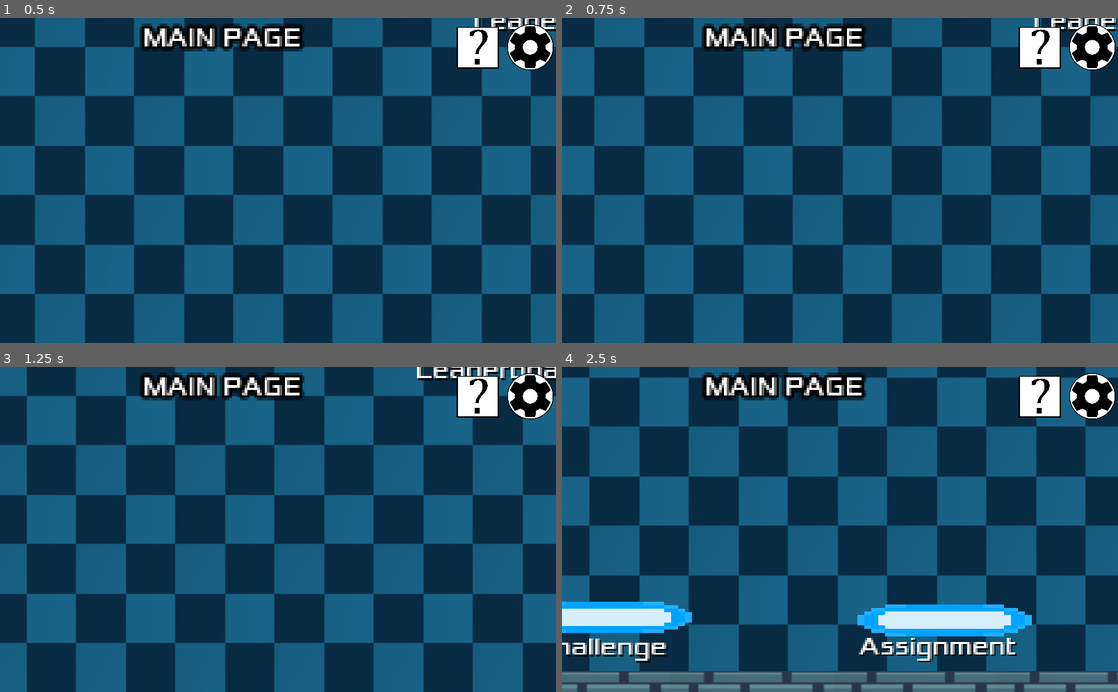
Above: before the commit, frames 1-4 (two rows, left to right).
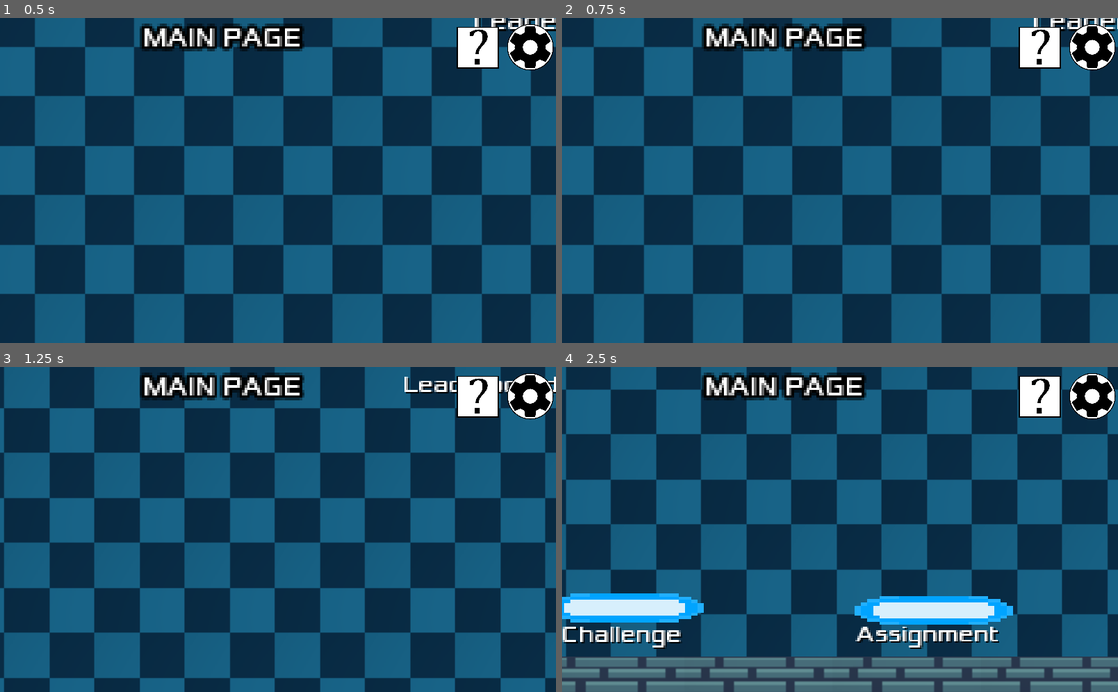
Above: after the commit, the same moments.

Repository: 9cents/game-client
Game: Godot game, scene res://World_Selection/Map/MainPage.tscn
Two runs of this game, one before a commit and one after it. Both use one fixed random seed, a clock stepped at 60 frames per second and the inputs below. This scene is started directly instead of the project's main scene.
Inputs (mouse positions are in pixels of both pictures, inside the frame that each line leads up to):
- Up to frame 1 (0.5 s): no input
- Up to frame 2 (0.75 s): tap Enter at 0.5 s; move the mouse to (962, 164) at 0.52 s; hold Right (ui_right) from 0.53 s (still down); hold Mouse wheel up (zoom_in, bound only after the commit) from 0.53 s (still down)
- Up to frame 3 (1.25 s): keep holding Right (ui_right); keep holding Mouse wheel up (zoom_in, bound only after the commit); tap Mouse wheel down (zoom_out, bound only after the commit) at 0.8 s
- Up to frame 4 (2.5 s): move the mouse to (728, 545) at 1.27 s; release Right (ui_right) at 1.28 s; release Mouse wheel up (zoom_in, bound only after the commit) at 1.28 s; hold Down (ui_down) 1.28-2.03 s; tap Mouse wheel down (zoom_out, bound only after the commit) at 1.35, 2.3 s; tap Mouse wheel up (zoom_in, bound only after the commit) at 1.55 s; move the mouse to (895, 458) at 2.02 s; hold Right (ui_right) from 2.03 s (still down); hold Mouse wheel up (zoom_in, bound only after the commit) from 2.03 s (still down)

Frame 1 is identical in both runs. In frame 2, 1.2% of the frame differs, in the area x 5-100%, y 0-100%; in frame 3, 35%; in frame 4, 41%, in the area x 0-100%, y 0-100%.
Error in both runs: Invalid set index 'animation' (on base: 'AnimatedSprite') with value of type 'Nil'. (res://World_Selection/Player/PlayerMage.gd:11)

Commit message:
CameraZoom

Diff:
--- /dev/null
+++ b/World_Selection/Map/Camera2D.gd
@@ -0,0 +1,38 @@
+extends Camera2D
+
+# Lower cap for the `_zoom_level`.
+export var min_zoom := 1.0
+# Upper cap for the `_zoom_level`.
+export var max_zoom := 2.0
+# Controls how much we increase or decrease the `_zoom_level` on every turn of the scroll wheel.
+export var zoom_factor := 0.1
+# Duration of the zoom's tween animation.
+export var zoom_duration := 0.2
+
+# The camera's target zoom level.
+var _zoom_level := 1.0 setget _set_zoom_level
+
+# We store a reference to the scene's tween node.
+onready var tween: Tween = $Tween
+
+func _set_zoom_level(value: float) -> void:
+	# limit the value between `min_zoom` and `max_zoom`
+	_zoom_level = clamp(value, min_zoom, max_zoom)
+	# tween node animate the camera's `zoom` property from its current value
+	tween.interpolate_property(
+		self,
+		"zoom",
+		zoom,
+		Vector2(_zoom_level, _zoom_level),
+		zoom_duration,
+		tween.TRANS_SINE,
+		# Easing out means we start fast and slow down as we reach the target value.
+		tween.EASE_OUT
+	)
+	tween.start()
+
+func _unhandled_input(event):
+	if event.is_action_pressed("zoom_in"):
+		_set_zoom_level(_zoom_level - zoom_factor)
+	if event.is_action_pressed("zoom_out"):
+		_set_zoom_level(_zoom_level + zoom_factor)
--- a/World_Selection/Map/ChallengeMode.tscn
+++ b/World_Selection/Map/ChallengeMode.tscn
@@ -16,8 +16,9 @@
 [ext_resource path="res://World_Selection/Map/Assets/Challenge/Crate.png" type="Texture" id=14]
 [ext_resource path="res://World_Selection/Map/Assets/Challenge/Barrel.png" type="Texture" id=15]
 [ext_resource path="res://World_Selection/Map/Assets/Challenge/SignBoard.png" type="Texture" id=16]
-
-[sub_resource type="DynamicFont" id=4]
+[ext_resource path="res://World_Selection/Map/Camera2D.gd" type="Script" id=17]
+
+[sub_resource type="DynamicFont" id=1]
 size = 8
 font_data = ExtResource( 6 )
 
@@ -35,7 +36,6 @@
 
 [node name="FloorTile" type="Sprite" parent="."]
 position = Vector2( 24.0904, 0.506715 )
-scale = Vector2( 1, 1 )
 texture = ExtResource( 7 )
 centered = false
 region_enabled = true
@@ -70,12 +70,10 @@
 
 [node name="Shield" type="Sprite" parent="."]
 position = Vector2( 561.772, -34.8107 )
-scale = Vector2( 1, 1 )
 texture = ExtResource( 4 )
 
 [node name="Sword" type="Sprite" parent="."]
 position = Vector2( 51.6703, -36.553 )
-scale = Vector2( 1, 1 )
 texture = ExtResource( 13 )
 
 [node name="ChairBody2D" type="StaticBody2D" parent="."]
@@ -115,12 +113,10 @@
 
 [node name="SignBoard" type="Sprite" parent="SignBoard2D"]
 position = Vector2( -0.414734, 0.669897 )
-scale = Vector2( 1, 1 )
 texture = ExtResource( 16 )
 
 [node name="CrateBody2D" type="StaticBody2D" parent="."]
 position = Vector2( 304.702, 94.0803 )
-scale = Vector2( 1, 1 )
 
 [node name="CollisionPolygon2D" type="CollisionPolygon2D" parent="CrateBody2D"]
 position = Vector2( -247.853, 22.0176 )
@@ -132,7 +128,6 @@
 
 [node name="CrateBody2D2" type="StaticBody2D" parent="."]
 position = Vector2( 304.702, 94.0803 )
-scale = Vector2( 1, 1 )
 
 [node name="CollisionPolygon2D" type="CollisionPolygon2D" parent="CrateBody2D2"]
 position = Vector2( 69.3073, 62.6426 )
@@ -144,7 +139,6 @@
 
 [node name="BarrelBody2D" type="StaticBody2D" parent="."]
 position = Vector2( 315.546, 38.9524 )
-scale = Vector2( 1, 1 )
 
 [node name="CollisionPolygon2D" type="CollisionPolygon2D" parent="BarrelBody2D"]
 position = Vector2( 15.3376, -2.92301 )
@@ -152,12 +146,10 @@
 
 [node name="Barrel" type="Sprite" parent="BarrelBody2D"]
 position = Vector2( 15.5569, -3.7486 )
-scale = Vector2( 1, 1 )
 texture = ExtResource( 15 )
 
 [node name="BarrelBody2D2" type="StaticBody2D" parent="."]
 position = Vector2( 315.546, 38.9524 )
-scale = Vector2( 1, 1 )
 
 [node name="CollisionPolygon2D" type="CollisionPolygon2D" parent="BarrelBody2D2"]
 position = Vector2( 252.673, 27.7239 )
@@ -165,7 +157,6 @@
 
 [node name="Barrel" type="Sprite" parent="BarrelBody2D2"]
 position = Vector2( 251.957, 27.8514 )
-scale = Vector2( 1, 1 )
 texture = ExtResource( 15 )
 
 [node name="PlayerMage" parent="." instance=ExtResource( 2 )]
@@ -175,6 +166,9 @@
 [node name="Camera2D" type="Camera2D" parent="PlayerMage"]
 current = true
 smoothing_enabled = true
+script = ExtResource( 17 )
+
+[node name="Tween" type="Tween" parent="PlayerMage/Camera2D"]
 
 [node name="StaticBody2D" type="StaticBody2D" parent="."]
 visible = false
@@ -251,11 +245,12 @@
 
 [node name="Label" type="Label" parent="BackPortal"]
 margin_left = -31.0
-margin_top = 1.0
+margin_top = 4.0
 margin_right = 85.0
 margin_bottom = 32.0
 rect_scale = Vector2( 0.5, 0.5 )
 custom_colors/font_color = Color( 0, 0, 0, 1 )
+custom_colors/font_color_shadow = Color( 1, 0.368627, 0, 1 )
 text = "Return to
 Main Page"
 align = 1
--- a/World_Selection/Map/MainPage.tscn
+++ b/World_Selection/Map/MainPage.tscn
@@ -1,8 +1,9 @@
-[gd_scene load_steps=22 format=2]
+[gd_scene load_steps=23 format=2]
 
 [ext_resource path="res://World_Selection/Portal2D.tscn" type="PackedScene" id=1]
 [ext_resource path="res://World_Selection/Player/PlayerMage.tscn" type="PackedScene" id=2]
 [ext_resource path="res://World_Selection/Map/ChallengeMode.tscn" type="PackedScene" id=3]
+[ext_resource path="res://World_Selection/Map/Camera2D.gd" type="Script" id=4]
 [ext_resource path="res://World_Selection/Map/Assets/Main/pillar02_0000.png" type="Texture" id=5]
 [ext_resource path="res://World_Selection/Interface/Settings.png" type="Texture" id=6]
 [ext_resource path="res://World_Selection/Interface/Settings.gd" type="Script" id=7]
@@ -533,6 +534,9 @@
 [node name="Camera2D" type="Camera2D" parent="PlayerMage"]
 current = true
 smoothing_enabled = true
+script = ExtResource( 4 )
+
+[node name="Tween" type="Tween" parent="PlayerMage/Camera2D"]
 
 [node name="StaticBody2D" type="StaticBody2D" parent="."]
 position = Vector2( 0, -8 )
--- a/World_Selection/Map/Story Mode.tscn
+++ b/World_Selection/Map/Story Mode.tscn
@@ -19,6 +19,7 @@
 [ext_resource path="res://World_Selection/Map/Assets/Story/Shelves.png" type="Texture" id=17]
 [ext_resource path="res://World_Selection/Map/Assets/Story/Doll.png" type="Texture" id=18]
 [ext_resource path="res://World_Selection/Map/Assets/Story/Sign.png" type="Texture" id=19]
+[ext_resource path="res://World_Selection/Map/Camera2D.gd" type="Script" id=20]
 
 [sub_resource type="TileSet" id=1]
 0/name = "BrownTiles.png 0"
@@ -51,7 +52,6 @@
 
 [node name="TileMap" type="TileMap" parent="."]
 position = Vector2( 40.2372, 160.185 )
-scale = Vector2( 1, 1 )
 tile_set = SubResource( 1 )
 cell_size = Vector2( 16, 16 )
 format = 1
@@ -73,7 +73,6 @@
 
 [node name="clock" type="Sprite" parent="."]
 position = Vector2( 253.26, -50.0941 )
-scale = Vector2( 1, 1 )
 texture = ExtResource( 3 )
 
 [node name="ShelvesBody2D" type="StaticBody2D" parent="."]
@@ -106,6 +105,9 @@
 [node name="Camera2D" type="Camera2D" parent="PlayerMage"]
 current = true
 smoothing_enabled = true
+script = ExtResource( 20 )
+
+[node name="Tween" type="Tween" parent="PlayerMage/Camera2D"]
 
 [node name="TableSet" type="Control" parent="."]
 margin_left = 490.322
@@ -118,11 +120,9 @@
 
 [node name="ChairBody2D2" type="StaticBody2D" parent="TableSet"]
 position = Vector2( 18.7534, -7.44743 )
-scale = Vector2( 1, 1 )
 
 [node name="CollisionPolygon2D" type="CollisionPolygon2D" parent="TableSet/ChairBody2D2"]
 position = Vector2( -1.24115, 4.61393 )
-scale = Vector2( 1, 1 )
 polygon = PoolVector2Array( -6.35672, -11.866, 9.74713, -11.866, 10.1709, 6.35681, -6.35672, 6.35681 )
 
 [node name="Chair" type="Sprite" parent="TableSet/ChairBody2D2"]
@@ -131,25 +131,20 @@
 
 [node name="TableBody2D" type="StaticBody2D" parent="TableSet"]
 position = Vector2( 19.9729, 17.1321 )
-scale = Vector2( 1, 1 )
 
 [node name="CollisionPolygon2D" type="CollisionPolygon2D" parent="TableSet/TableBody2D"]
 position = Vector2( -1.24115, 4.61393 )
-scale = Vector2( 1, 1 )
 polygon = PoolVector2Array( -14.8325, -15.2563, 15.2563, -15.2563, 15.6801, 14.8325, -15.68, 15.6801 )
 
 [node name="Stable" type="Sprite" parent="TableSet/TableBody2D"]
 position = Vector2( -1.24115, 4.61393 )
-scale = Vector2( 1, 1 )
 texture = ExtResource( 4 )
 
 [node name="ChairBody2D" type="StaticBody2D" parent="TableSet"]
 position = Vector2( 18.2776, 44.2543 )
-scale = Vector2( 1, 1 )
 
 [node name="CollisionPolygon2D" type="CollisionPolygon2D" parent="TableSet/ChairBody2D"]
 position = Vector2( -1.24115, 4.61393 )
-scale = Vector2( 1, 1 )
 polygon = PoolVector2Array( -6.35672, -11.866, 9.74713, -11.866, 10.1709, 6.35681, -6.35672, 6.35681 )
 
 [node name="Chair" type="Sprite" parent="TableSet/ChairBody2D"]
@@ -167,11 +162,9 @@
 
 [node name="ChairBody2D2" type="StaticBody2D" parent="TableSet2"]
 position = Vector2( 18.7534, -7.44743 )
-scale = Vector2( 1, 1 )
 
 [node name="CollisionPolygon2D" type="CollisionPolygon2D" parent="TableSet2/ChairBody2D2"]
 position = Vector2( -1.24115, 4.61393 )
-scale = Vector2( 1, 1 )
 polygon = PoolVector2Array( -6.35672, -11.866, 9.74713, -11.866, 10.1709, 6.35681, -6.35672, 6.35681 )
 
 [node name="Chair" type="Sprite" parent="TableSet2/ChairBody2D2"]
@@ -180,25 +173,20 @@
 
 [node name="TableBody2D" type="StaticBody2D" parent="TableSet2"]
 position = Vector2( 19.9729, 17.1321 )
-scale = Vector2( 1, 1 )
 
 [node name="CollisionPolygon2D" type="CollisionPolygon2D" parent="TableSet2/TableBody2D"]
 position = Vector2( -1.24115, 4.61393 )
-scale = Vector2( 1, 1 )
 polygon = PoolVector2Array( -14.8325, -15.2563, 15.2563, -15.2563, 15.6801, 14.8325, -15.68, 15.6801 )
 
 [node name="Stable" type="Sprite" parent="TableSet2/TableBody2D"]
 position = Vector2( -1.24115, 4.61393 )
-scale = Vector2( 1, 1 )
 texture = ExtResource( 4 )
 
 [node name="ChairBody2D" type="StaticBody2D" parent="TableSet2"]
 position = Vector2( 18.2776, 44.2543 )
-scale = Vector2( 1, 1 )
 
 [node name="CollisionPolygon2D" type="CollisionPolygon2D" parent="TableSet2/ChairBody2D"]
 position = Vector2( -1.24115, 4.61393 )
-scale = Vector2( 1, 1 )
 polygon = PoolVector2Array( -6.35672, -11.866, 9.74713, -11.866, 10.1709, 6.35681, -6.35672, 6.35681 )
 
 [node name="Chair" type="Sprite" parent="TableSet2/ChairBody2D"]
@@ -216,11 +204,9 @@
 
 [node name="ChairBody2D2" type="StaticBody2D" parent="TableSet3"]
 position = Vector2( 18.7534, -7.44743 )
-scale = Vector2( 1, 1 )
 
 [node name="CollisionPolygon2D" type="CollisionPolygon2D" parent="TableSet3/ChairBody2D2"]
 position = Vector2( -1.24115, 4.61393 )
-scale = Vector2( 1, 1 )
 polygon = PoolVector2Array( -6.35672, -11.866, 9.74713, -11.866, 10.1709, 6.35681, -6.35672, 6.35681 )
 
 [node name="Chair" type="Sprite" parent="TableSet3/ChairBody2D2"]
@@ -229,25 +215,20 @@
 
 [node name="TableBody2D" type="StaticBody2D" parent="TableSet3"]
 position = Vector2( 19.9729, 17.1321 )
-scale = Vector2( 1, 1 )
 
 [node name="CollisionPolygon2D" type="CollisionPolygon2D" parent="TableSet3/TableBody2D"]
 position = Vector2( -1.24115, 4.61393 )
-scale = Vector2( 1, 1 )
 polygon = PoolVector2Array( -14.8325, -15.2563, 15.2563, -15.2563, 15.6801, 14.8325, -15.68, 15.6801 )
 
 [node name="Stable" type="Sprite" parent="TableSet3/TableBody2D"]
 position = Vector2( -1.24115, 4.61393 )
-scale = Vector2( 1, 1 )
 texture = ExtResource( 4 )
 
 [node name="ChairBody2D" type="StaticBody2D" parent="TableSet3"]
 position = Vector2( 18.2776, 44.2543 )
-scale = Vector2( 1, 1 )
 
 [node name="CollisionPolygon2D" type="CollisionPolygon2D" parent="TableSet3/ChairBody2D"]
 position = Vector2( -1.24115, 4.61393 )
-scale = Vector2( 1, 1 )
 polygon = PoolVector2Array( -6.35672, -11.866, 9.74713, -11.866, 10.1709, 6.35681, -6.35672, 6.35681 )
 
 [node name="Chair" type="Sprite" parent="TableSet3/ChairBody2D"]
@@ -260,12 +241,10 @@
 
 [node name="CollisionPolygon2D" type="CollisionPolygon2D" parent="DollBody2D"]
 position = Vector2( -1.24115, 4.61393 )
-scale = Vector2( 1, 1 )
 polygon = PoolVector2Array( -9.09653, -17.563, 9.98532, -16.8896, 13.5772, 1.51882, 9.08737, 9.15157, -9.5455, 9.37606, -12.9129, 1.06985 )
 
 [node name="Doll" type="Sprite" parent="DollBody2D"]
 position = Vector2( -0.853455, 0.223633 )
-scale = Vector2( 1, 1 )
 texture = ExtResource( 18 )
 
 [node name="SignBody2D" type="StaticBody2D" parent="."]
@@ -277,30 +256,25 @@
 
 [node name="Sign" type="Sprite" parent="SignBody2D"]
 position = Vector2( 3.05176e-05, 0 )
-scale = Vector2( 1, 1 )
 texture = ExtResource( 19 )
 
 [node name="DollBody2D2" type="StaticBody2D" parent="."]
-position = Vector2( 343.356, 165.855 )
+position = Vector2( 398.494, 163.158 )
 scale = Vector2( 1.9767, 1.9767 )
 
 [node name="CollisionPolygon2D" type="CollisionPolygon2D" parent="DollBody2D2"]
 position = Vector2( -1.24115, 4.61393 )
-scale = Vector2( 1, 1 )
 polygon = PoolVector2Array( -9.09653, -17.563, 9.98532, -16.8896, 13.5772, 1.51882, 9.08737, 9.15157, -9.5455, 9.37606, -12.9129, 1.06985 )
 
 [node name="Doll" type="Sprite" parent="DollBody2D2"]
 position = Vector2( -0.853455, 0.223633 )
-scale = Vector2( 1, 1 )
 texture = ExtResource( 18 )
 
 [node name="BookBody2D" type="StaticBody2D" parent="."]
 position = Vector2( 509.279, 102.511 )
-scale = Vector2( 1, 1 )
 
 [node name="CollisionPolygon2D" type="CollisionPolygon2D" parent="BookBody2D"]
 position = Vector2( -1.24115, 4.61393 )
-scale = Vector2( 1, 1 )
 polygon = PoolVector2Array( -6.43164, -13.9324, 9.04089, -13.9324, 8.7045, 3.55827, -6.93158, 3.16798 )
 
 [node name="book" type="Sprite" parent="BookBody2D"]
@@ -336,7 +310,7 @@
 }
 
 [node name="World1" parent="." instance=ExtResource( 1 )]
-position = Vector2( 80, 160 )
+position = Vector2( 77.0034, 162.697 )
 next_scene = ExtResource( 8 )
 
 [node name="Label" type="Label" parent="World1"]
@@ -355,7 +329,7 @@
 }
 
 [node name="World2" parent="." instance=ExtResource( 1 )]
-position = Vector2( 176, 160 )
+position = Vector2( 194.579, 163.896 )
 next_scene = ExtResource( 10 )
 
 [node name="Label" type="Label" parent="World2"]
@@ -375,7 +349,7 @@
 }
 
 [node name="World3" parent="." instance=ExtResource( 1 )]
-position = Vector2( 280, 160 )
+position = Vector2( 311.165, 164.495 )
 next_scene = ExtResource( 11 )
 
 [node name="Label" type="Label" parent="World3"]
--- a/World_Selection/Map/World1.tscn
+++ b/World_Selection/Map/World1.tscn
@@ -17,8 +17,9 @@
 [ext_resource path="res://World_Selection/Map/Assets/World1/logfence.png" type="Texture" id=15]
 [ext_resource path="res://World_Selection/Map/Assets/World1/Tree.png" type="Texture" id=16]
 [ext_resource path="res://World_Selection/Map/Assets/World1/Sidelogfence.png" type="Texture" id=17]
-
-[sub_resource type="TileSet" id=4]
+[ext_resource path="res://World_Selection/Map/Camera2D.gd" type="Script" id=18]
+
+[sub_resource type="TileSet" id=1]
 0/name = "[A]Grass1-Grass2_pipo.png 0"
 0/texture = ExtResource( 7 )
 0/tex_offset = Vector2( 0, 0 )
@@ -103,6 +104,9 @@
 [node name="Camera2D" type="Camera2D" parent="PlayerMage"]
 current = true
 smoothing_enabled = true
+script = ExtResource( 18 )
+
+[node name="Tween" type="Tween" parent="PlayerMage/Camera2D"]
 
 [node name="StaticBody2D" type="StaticBody2D" parent="."]
 position = Vector2( 0, -8 )
--- a/World_Selection/Map/World2.tscn
+++ b/World_Selection/Map/World2.tscn
@@ -17,6 +17,7 @@
 [ext_resource path="res://World_Selection/Map/Assets/World2/SnowSign.png" type="Texture" id=15]
 [ext_resource path="res://World_Selection/Map/Assets/World2/SnowTree.png" type="Texture" id=16]
 [ext_resource path="res://World_Selection/Map/Assets/World2/Snowman.png" type="Texture" id=17]
+[ext_resource path="res://World_Selection/Map/Camera2D.gd" type="Script" id=18]
 
 [sub_resource type="TileSet" id=1]
 0/name = "[A]Wall-Up_Snow_pipo.png 0"
@@ -81,12 +82,15 @@
 script = ExtResource( 13 )
 
 [node name="PlayerMage" parent="." instance=ExtResource( 2 )]
-position = Vector2( 184, 88 )
+position = Vector2( 202.076, 80.8648 )
 z_index = 1
 
 [node name="Camera2D" type="Camera2D" parent="PlayerMage"]
 current = true
 smoothing_enabled = true
+script = ExtResource( 18 )
+
+[node name="Tween" type="Tween" parent="PlayerMage/Camera2D"]
 
 [node name="StaticBody2D" type="StaticBody2D" parent="."]
 position = Vector2( 0, -8 )
@@ -97,7 +101,6 @@
 polygon = PoolVector2Array( -25.8822, -116.426, 1048.12, -115.33, 1025.76, -74.7595, -4.18476, -75.3077, -3.93832, 575.172, 1026.47, 574.853, 1026.09, -74.2112, 1048.12, -114.233, 1049.15, 618.235, -26.2933, 618.484 )
 
 [node name="Background" type="TileMap" parent="."]
-scale = Vector2( 1, 1 )
 tile_set = SubResource( 1 )
 cell_size = Vector2( 16, 16 )
 format = 1
--- a/World_Selection/Map/World3.tscn
+++ b/World_Selection/Map/World3.tscn
@@ -17,6 +17,7 @@
 [ext_resource path="res://World_Selection/Map/Assets/World3/pole.png" type="Texture" id=15]
 [ext_resource path="res://World_Selection/Map/Assets/World3/Flower.png" type="Texture" id=16]
 [ext_resource path="res://World_Selection/Map/Assets/World3/Rock.png" type="Texture" id=17]
+[ext_resource path="res://World_Selection/Map/Camera2D.gd" type="Script" id=18]
 
 [sub_resource type="TileSet" id=1]
 0/name = "[A]Dirt2_pipo.png 0"
@@ -73,9 +74,11 @@
 [node name="Camera2D" type="Camera2D" parent="PlayerMage"]
 current = true
 smoothing_enabled = true
+script = ExtResource( 18 )
+
+[node name="Tween" type="Tween" parent="PlayerMage/Camera2D"]
 
 [node name="Background" type="TileMap" parent="."]
-scale = Vector2( 1, 1 )
 tile_set = SubResource( 1 )
 cell_size = Vector2( 32, 32 )
 format = 1
@@ -91,17 +94,14 @@
 
 [node name="Flower" type="Sprite" parent="."]
 position = Vector2( 20.8855, 171.052 )
-scale = Vector2( 1, 1 )
 texture = ExtResource( 16 )
 
 [node name="Flower2" type="Sprite" parent="."]
 position = Vector2( 389.686, 179.452 )
-scale = Vector2( 1, 1 )
 texture = ExtResource( 16 )
 
 [node name="waterlily" type="Sprite" parent="."]
 position = Vector2( 504.644, 145.448 )
-scale = Vector2( 1, 1 )
 texture = ExtResource( 4 )
 
 [node name="pole" type="Sprite" parent="."]
@@ -128,54 +128,42 @@
 
 [node name="LogBody2D" type="StaticBody2D" parent="."]
 position = Vector2( 340.651, 122.805 )
-scale = Vector2( 1, 1 )
 
 [node name="CollisionPolygon2D" type="CollisionPolygon2D" parent="LogBody2D"]
-scale = Vector2( 1, 1 )
 polygon = PoolVector2Array( -28.0265, -7.02153, -0.261841, -12.3609, 11.4848, -8.0894, 25.9011, -4.88579, 28.5707, 5.79295, 21.6296, 11.1323, -25.3568, 13.268, -30.1622, 0.987503 )
 
 [node name="Log" type="Sprite" parent="LogBody2D"]
 position = Vector2( -0.26178, 0.987472 )
-scale = Vector2( 1, 1 )
 texture = ExtResource( 5 )
 
 [node name="RockBody2D" type="StaticBody2D" parent="."]
 position = Vector2( 391.909, 66.208 )
-scale = Vector2( 1, 1 )
 
 [node name="CollisionPolygon2D" type="CollisionPolygon2D" parent="RockBody2D"]
-scale = Vector2( 1, 1 )
 polygon = PoolVector2Array( -2.98322, -9.69124, -14.1959, -0.0803909, -13.128, 7.92864, -0.313538, 14.8698, 13.5688, 8.46259, 13.0349, -1.14826 )
 
 [node name="Rock" type="Sprite" parent="RockBody2D"]
 position = Vector2( -0.31356, 2.58926 )
-scale = Vector2( 1, 1 )
 texture = ExtResource( 17 )
 
 [node name="RockBody2D2" type="StaticBody2D" parent="."]
 position = Vector2( 221.105, 137.959 )
-scale = Vector2( 1, 1 )
 
 [node name="CollisionPolygon2D" type="CollisionPolygon2D" parent="RockBody2D2"]
-scale = Vector2( 1, 1 )
 polygon = PoolVector2Array( -2.98322, -9.69124, -14.1959, -0.0803909, -13.128, 7.92864, -0.313538, 14.8698, 13.5688, 8.46259, 13.0349, -1.14826 )
 
 [node name="Rock" type="Sprite" parent="RockBody2D2"]
 position = Vector2( -0.31356, 2.58926 )
-scale = Vector2( 1, 1 )
 texture = ExtResource( 17 )
 
 [node name="LogBody2D2" type="StaticBody2D" parent="."]
 position = Vector2( 437.294, 155.375 )
-scale = Vector2( 1, 1 )
 
 [node name="CollisionPolygon2D" type="CollisionPolygon2D" parent="LogBody2D2"]
-scale = Vector2( 1, 1 )
 polygon = PoolVector2Array( -28.0265, -7.02153, -0.261841, -12.3609, 11.4848, -8.0894, 25.9011, -4.88579, 28.5707, 5.79295, 21.6296, 11.1323, -25.3568, 13.268, -30.1622, 0.987503 )
 
 [node name="Log" type="Sprite" parent="LogBody2D2"]
 position = Vector2( -0.26178, 0.987472 )
-scale = Vector2( 1, 1 )
 texture = ExtResource( 5 )
 
 [node name="CanvasLayer" type="CanvasLayer" parent="."]
@@ -204,7 +192,6 @@
 
 [node name="StaticBody2D" type="StaticBody2D" parent="."]
 position = Vector2( 0, -8 )
-scale = Vector2( 1, 1 )
 
 [node name="CollisionPolygon2D" type="CollisionPolygon2D" parent="StaticBody2D"]
 position = Vector2( 24.051, -2.69573 )
--- a/project.godot
+++ b/project.godot
@@ -32,3 +32,18 @@
 window/size/fullscreen=true
 window/stretch/mode="2d"
 window/stretch/aspect="keep"
+
+[input]
+
+zoom_in={
+"deadzone": 0.5,
+"events": [ Object(InputEventMouseButton,"resource_local_to_scene":false,"resource_name":"","device":0,"alt":false,"shift":false,"control":false,"meta":false,"command":false,"button_mask":0,"position":Vector2( 0, 0 ),"global_position":Vector2( 0, 0 ),"factor":1.0,"button_index":4,"pressed":false,"doubleclick":false,"script":null)
+, Object(InputEventKey,"resource_local_to_scene":false,"resource_name":"","device":0,"alt":false,"shift":false,"control":false,"meta":false,"command":false,"pressed":false,"scancode":73,"unicode":0,"echo":false,"script":null)
+ ]
+}
+zoom_out={
+"deadzone": 0.5,
+"events": [ Object(InputEventMouseButton,"resource_local_to_scene":false,"resource_name":"","device":0,"alt":false,"shift":false,"control":false,"meta":false,"command":false,"button_mask":0,"position":Vector2( 0, 0 ),"global_position":Vector2( 0, 0 ),"factor":1.0,"button_index":5,"pressed":false,"doubleclick":false,"script":null)
+, Object(InputEventKey,"resource_local_to_scene":false,"resource_name":"","device":0,"alt":false,"shift":false,"control":false,"meta":false,"command":false,"pressed":false,"scancode":79,"unicode":0,"echo":false,"script":null)
+ ]
+}
Not shown: 2 places in World_Selection/Map/ChallengeMode.tscn that only renumber resources
Not shown: 7 places in World_Selection/Map/Story Mode.tscn that only renumber resources
Not shown: 2 places in World_Selection/Map/World1.tscn that only renumber resources
Not shown: 1 places in World_Selection/Map/World2.tscn that only renumber resources
Not shown: 1 places in World_Selection/Map/World3.tscn that only renumber resources
